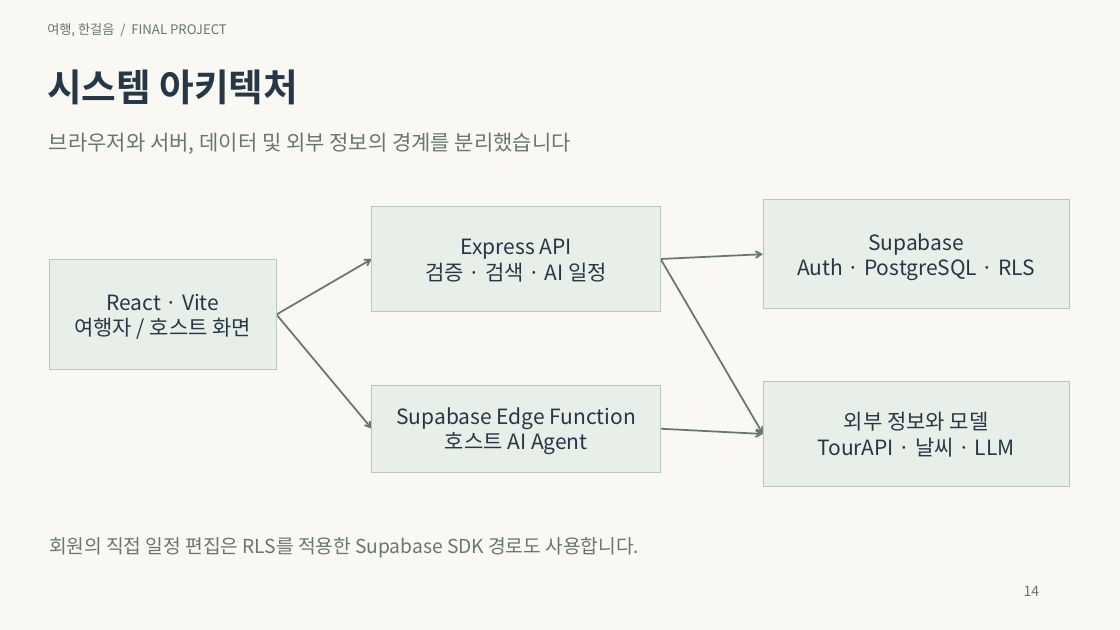
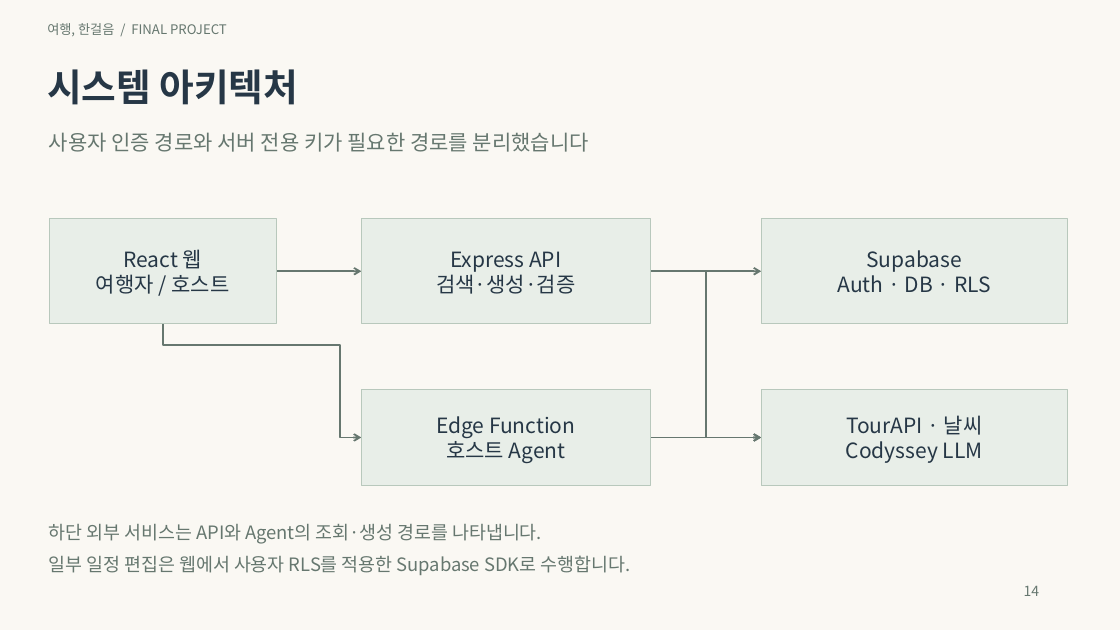
Before and after one commit to inyoung7-lab/AI-Travel-Planner, a slide deck: slide 14 of deliverables/final-project-20261025/04_프로젝트_기획발표.pptx. Drawn at 1120x630 pixels with LibreOffice and Linux fonts; fonts in the diff are those of the drawing. Boxes give left, top, right and bottom in pixels: in the first picture for what was removed or moved away, otherwise in the second. Text is boxed around its words. In the diff, an @@ line names an element or a change of style, - is before the commit and + after.

```diff
--- a/deliverables/final-project-20261025/04_프로젝트_기획발표.pptx
+++ b/deliverables/final-project-20261025/04_프로젝트_기획발표.pptx
@@ text at (49, 132, 589, 152): text changed @@
-브라우저와 서버, 데이터 및 외부 정보의 경계를 분리했습니다
+사용자 인증 경로와 서버 전용 키가 필요한 경로를 분리했습니다
@@ rectangle "React 웹": place and size @@
-rectangle "React 웹" at (49, 260, 276, 369)
+rectangle "React 웹" at (49, 218, 276, 323)
@@ rectangle "Express API": place and size @@
-rectangle "Express API" at (372, 207, 661, 312)
+rectangle "Express API" at (361, 218, 650, 323)
@@ rectangle "Supabase": place and size @@
-rectangle "Supabase" at (763, 200, 1070, 309)
+rectangle "Supabase" at (761, 218, 1068, 323)
@@ text in rectangle at (96, 249, 230, 294): text changed @@
-React · Vite
-여행자 / 호스트 화면
+React 웹
+여행자 / 호스트
@@ arrow removed from (276, 314) to (372, 259) @@
@@ arrow moved from (660, 429) - (763, 434) to (276, 271) - (361, 271) @@
@@ text in rectangle at (436, 271, 575, 294): text changed @@
-검증 · 검색 · AI 일정
+검색·생성·검증
@@ arrow moved from (660, 259) - (763, 434) to (650, 271) - (761, 271) @@
@@ elbow arrow added from (650, 271) to (761, 438), #66776F 1.5 pt @@
@@ text in rectangle at (838, 275, 991, 293): text changed @@
-Auth · PostgreSQL · RLS
+Auth · DB · RLS
@@ arrow moved from (276, 314) - (372, 429) to (163, 323) - (361, 438) @@
@@ arrow (163, 323) - (361, 438): arrow to elbow arrow @@
@@ rectangle "Edge Function": place and size @@
-rectangle "Edge Function" at (372, 385, 661, 472)
+rectangle "Edge Function" at (361, 390, 650, 486)
@@ text in rectangle at (436, 416, 575, 463): text changed @@
-Supabase Edge Function
-호스트 AI Agent
+Edge Function
+호스트 Agent
@@ rectangle "TourAPI · 날씨": place and size @@
-rectangle "TourAPI · 날씨" at (763, 381, 1070, 486)
+rectangle "TourAPI · 날씨" at (761, 390, 1068, 486)
@@ text in rectangle at (846, 415, 983, 463): text changed @@
-외부 정보와 모델
-TourAPI · 날씨 · LLM
+TourAPI · 날씨
+Codyssey LLM
@@ arrow moved from (660, 259) - (763, 255) to (650, 438) - (761, 438) @@
@@ text at (49, 524, 542, 544): text changed; size 16.5 to 15.8 pt @@
-회원의 직접 일정 편집은 RLS를 적용한 Supabase SDK 경로도 사용합니다.
+하단 외부 서비스는 API와 Agent의 조회·생성 경로를 나타냅니다.
@@ text added at (49, 555, 631, 575), 15.8 pt, text #66776F @@
+일부 일정 편집은 웹에서 사용자 RLS를 적용한 Supabase SDK로 수행합니다.
```
Also in this commit, not shown: 14 other slides changed, 1 slide added, 1 slide removed, 6 other files.
